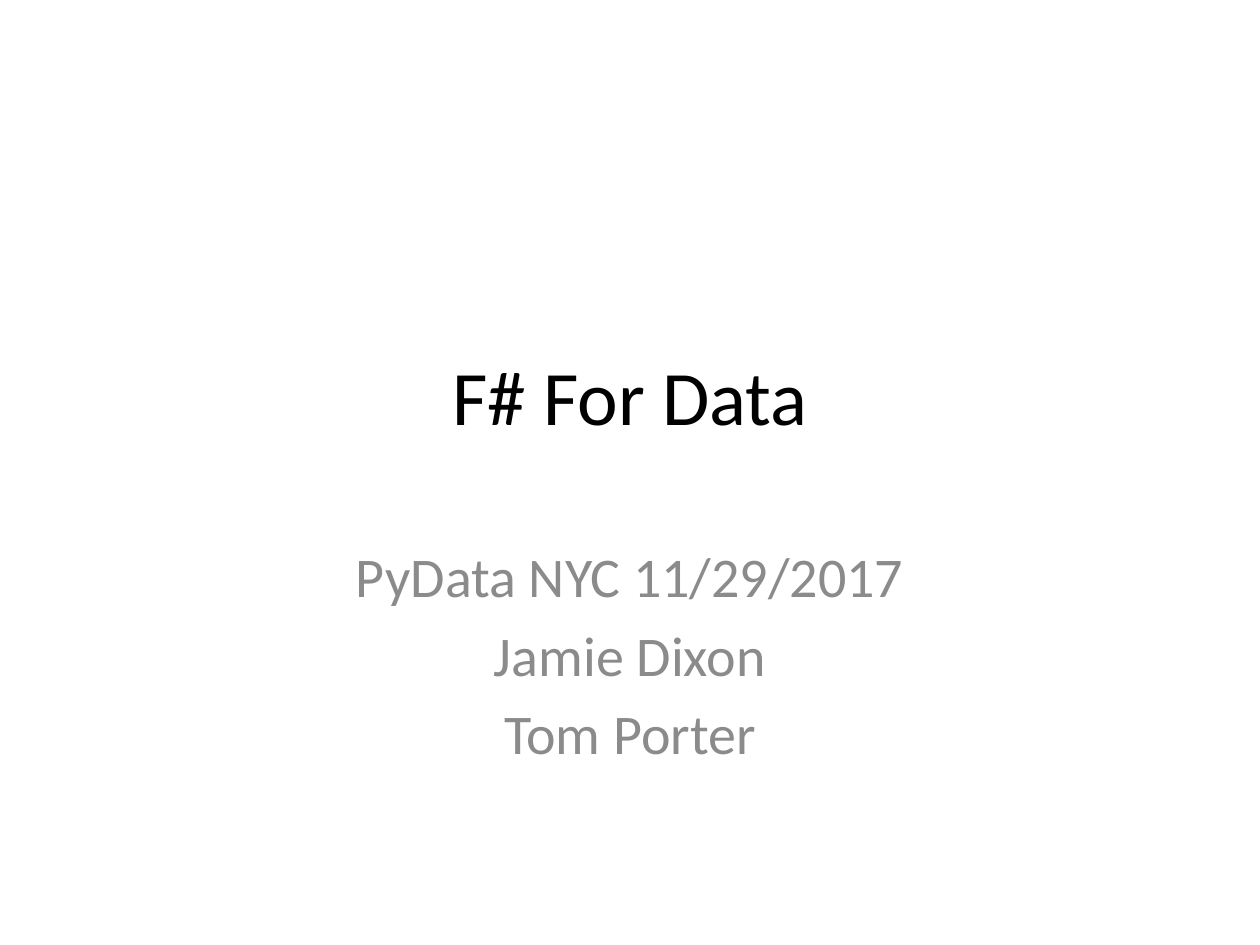
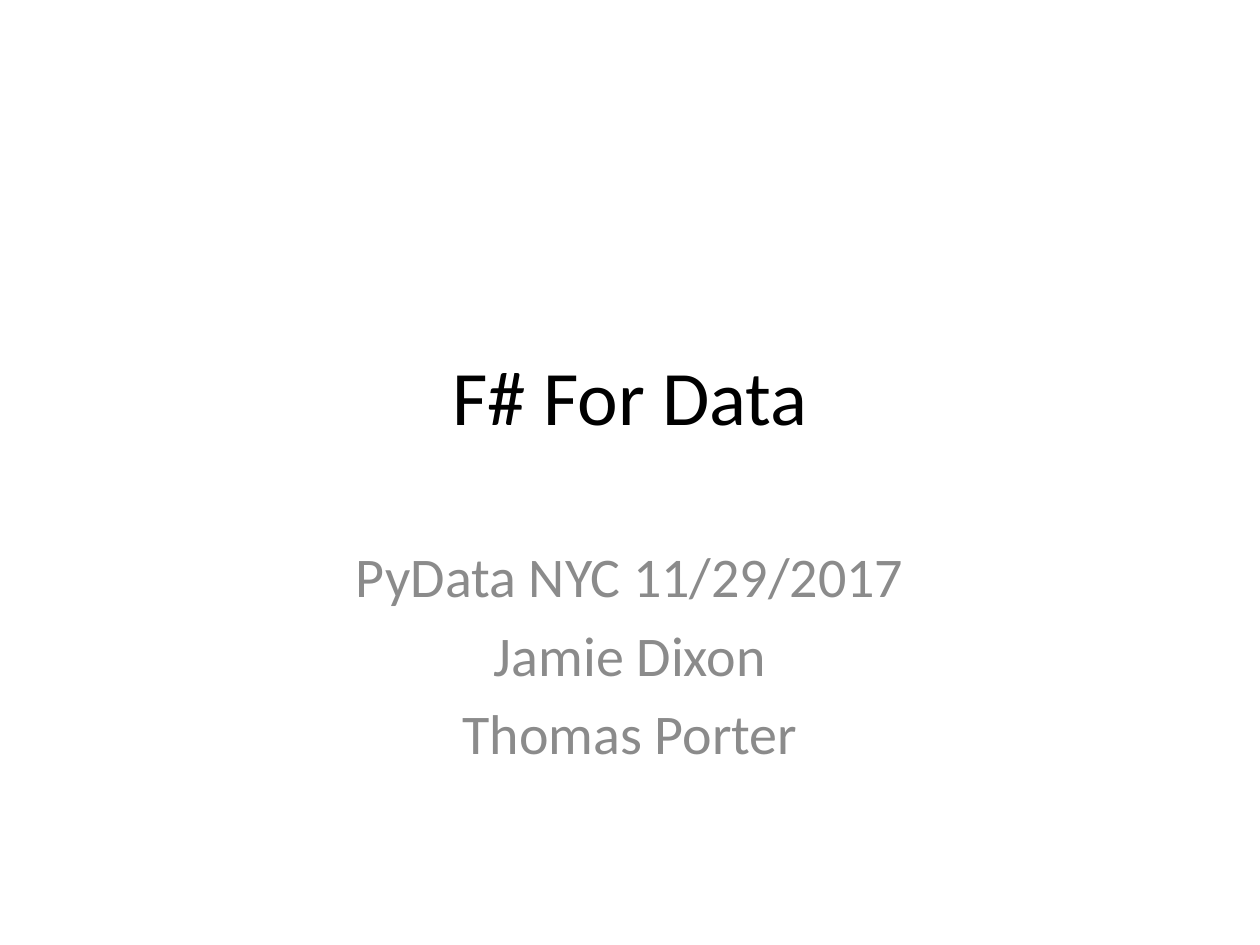
Before and after one commit to AlanGitHub00/PydataNYC, a slide deck: slide 1 of presentation/FSharpForData.pptx. Drawn at 1260x945 pixels with LibreOffice and Linux fonts; fonts in the diff are those of the drawing. Boxes give left, top, right and bottom in pixels: in the first picture for what was removed or moved away, otherwise in the second. Text is boxed around its words. In the diff, an @@ line names an element or a change of style, - is before the commit and + after.

```diff
--- a/presentation/FSharpForData.pptx
+++ b/presentation/FSharpForData.pptx
@@ subtitle at (462,715,797,755): text changed @@
-Tom Porter
+Thomas Porter
```
Also in this commit, not shown: 2 other slides changed.
